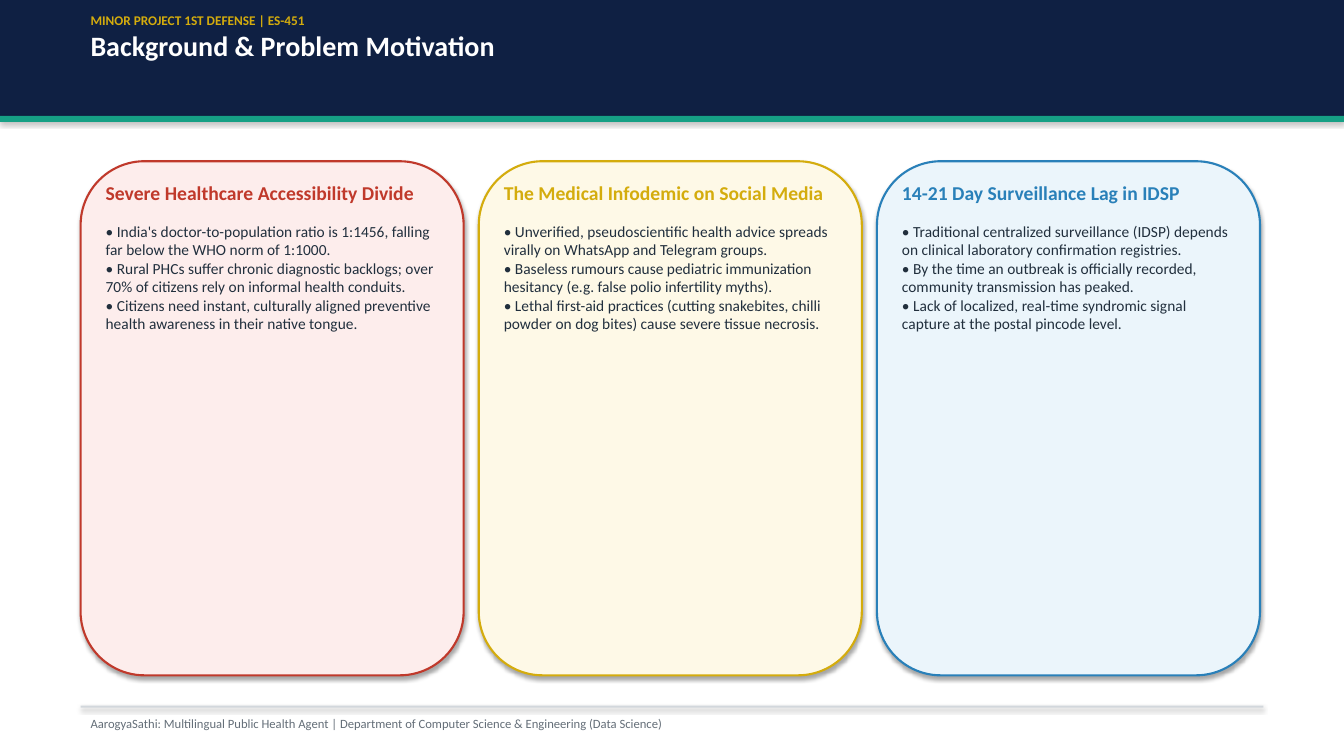
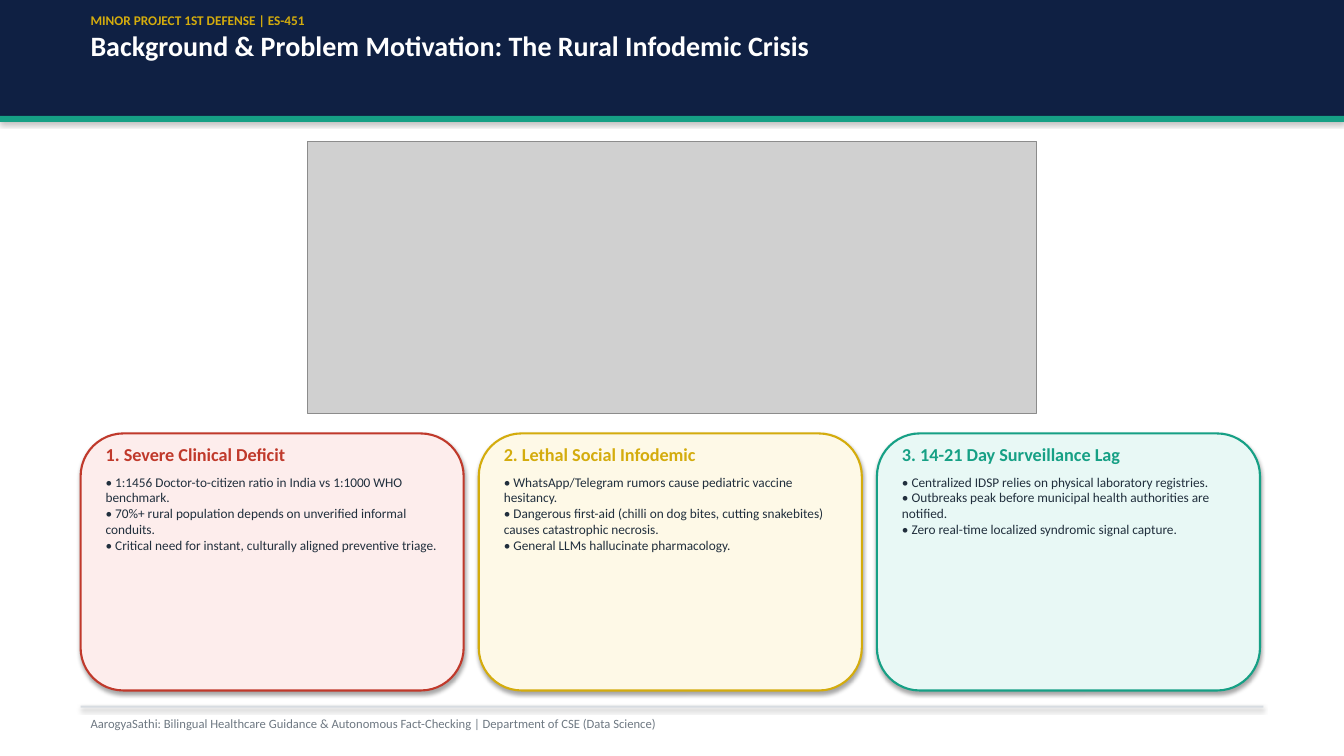
Before and after one commit to salman-mohammad-khan/AarogyaSathi, a slide deck: slide 2 of docs/AarogyaSathi_1st_Defense_Presentation.pptx. Drawn at 1344x756 pixels with LibreOffice and Linux fonts; fonts in the diff are those of the drawing; grey boxes stand for pictures. Boxes give left, top, right and bottom in pixels: in the first picture for what was removed or moved away, otherwise in the second. Text is boxed around its words. In the diff, an @@ line names an element or a change of style, - is before the commit and + after.

Commit message:
feat(ppt): redesign 14-slide presentation deck with 7 custom infographics, natural aspect ratios, and visual flowcharts

```diff
--- a/docs/AarogyaSathi_1st_Defense_Presentation.pptx
+++ b/docs/AarogyaSathi_1st_Defense_Presentation.pptx
@@ text at (x1=91, y1=36, x2=809, y2=61): text changed @@
-Background & Problem Motivation
+Background & Problem Motivation: The Rural Infodemic Crisis
@@ picture added at (x1=308, y1=141, x2=1037, y2=413) @@
@@ rounded rectangle removed at (x1=877, y1=161, x2=1260, y2=676) @@
@@ text removed at (x1=106, y1=186, x2=433, y2=332) @@
-Severe Healthcare Accessibility Divide
-• India's doctor-to-population ratio is 1:1456, falling far below the WHO norm of 1:1000.
-• Rural PHCs suffer chronic diagnostic backlogs; over 70% of citizens rely on informal health conduits.
-• Citizens need instant, culturally aligned preventive health awareness in their native tongue.
@@ text removed at (x1=504, y1=186, x2=828, y2=332) @@
-The Medical Infodemic on Social Media
-• Unverified, pseudoscientific health advice spreads virally on WhatsApp and Telegram groups.
-• Baseless rumours cause pediatric immunization hesitancy (e.g. false polio infertility myths).
-• Lethal first-aid practices (cutting snakebites, chilli powder on dog bites) cause severe tissue necrosis.
@@ text removed at (x1=902, y1=186, x2=1228, y2=332) @@
-14-21 Day Surveillance Lag in IDSP
-• Traditional centralized surveillance (IDSP) depends on clinical laboratory confirmation registries.
-• By the time an outbreak is officially recorded, community transmission has peaked.
-• Lack of localized, real-time syndromic signal capture at the postal pincode level.
@@ rounded rectangle resized from (x1=81, y1=161, x2=464, y2=676) to (x1=81, y1=434, x2=464, y2=691) @@
@@ text added at (x1=106, y1=448, x2=436, y2=553), 9.5 pt, text #212F3D @@
+1. Severe Clinical Deficit
+• 1:1456 Doctor-to-citizen ratio in India vs 1:1000 WHO benchmark.
+• 70%+ rural population depends on unverified informal conduits.
+• Critical need for instant, culturally aligned preventive triage.
@@ rounded rectangle resized from (x1=479, y1=161, x2=862, y2=676) to (x1=479, y1=434, x2=862, y2=691) @@
@@ text added at (x1=504, y1=448, x2=823, y2=553), 9.5 pt, text #212F3D @@
+2. Lethal Social Infodemic
+• WhatsApp/Telegram rumors cause pediatric vaccine hesitancy.
+• Dangerous first-aid (chilli on dog bites, cutting snakebites) causes catastrophic necrosis.
+• General LLMs hallucinate pharmacology.
@@ rounded rectangle added at (x1=877, y1=434, x2=1260, y2=691), fill #E8F8F5, outline #16A085 1.5 pt @@
@@ text added at (x1=902, y1=448, x2=1209, y2=537), 9.5 pt, text #212F3D @@
+3. 14-21 Day Surveillance Lag
+• Centralized IDSP relies on physical laboratory registries.
+• Outbreaks peak before municipal health authorities are notified.
+• Zero real-time localized syndromic signal capture.
@@ text at (x1=91, y1=719, x2=655, y2=730): text changed; text colour #646E78 to #6E7882 @@
-AarogyaSathi: Multilingual Public Health Agent | Department of Computer Science & Engineering (Data Science)
+AarogyaSathi: Bilingual Healthcare Guidance & Autonomous Fact-Checking | Department of CSE (Data Science)
```
Also in this commit, not shown: 12 other slides changed, 1 slide added, 1 slide removed, 9 other files.
